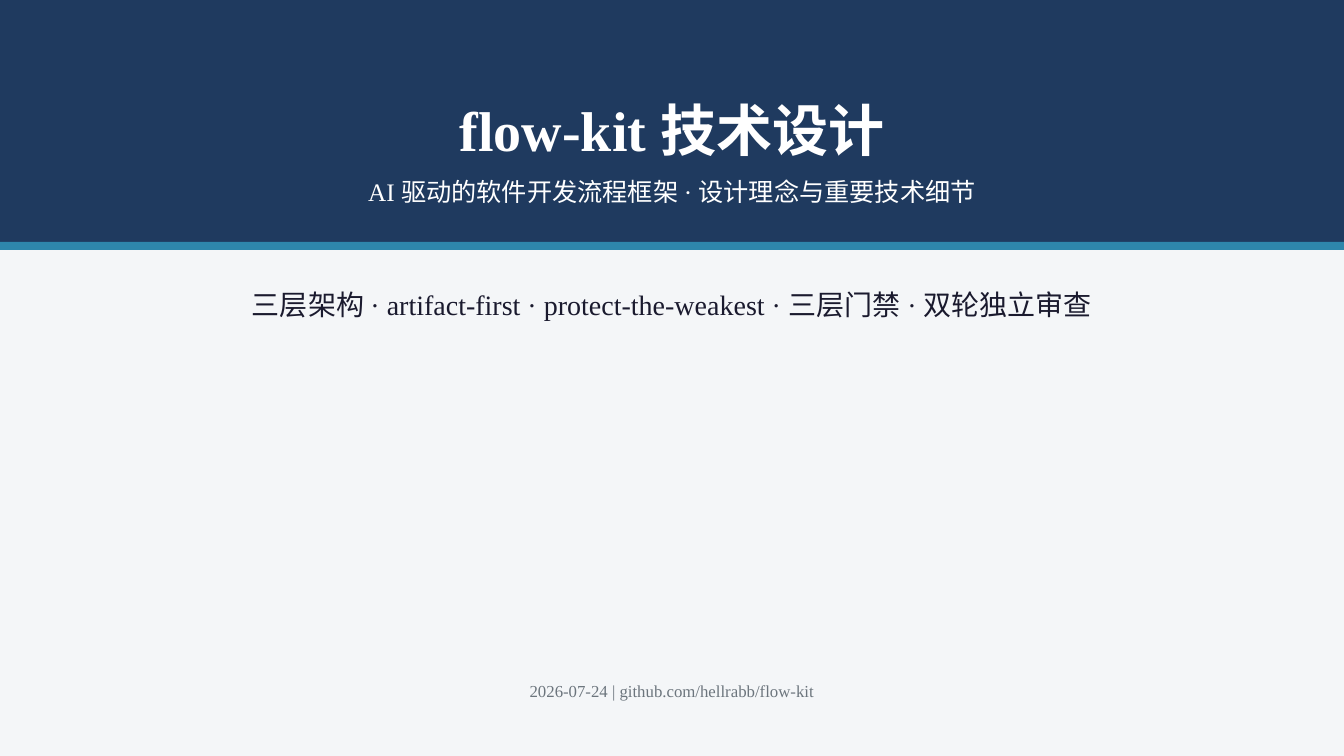
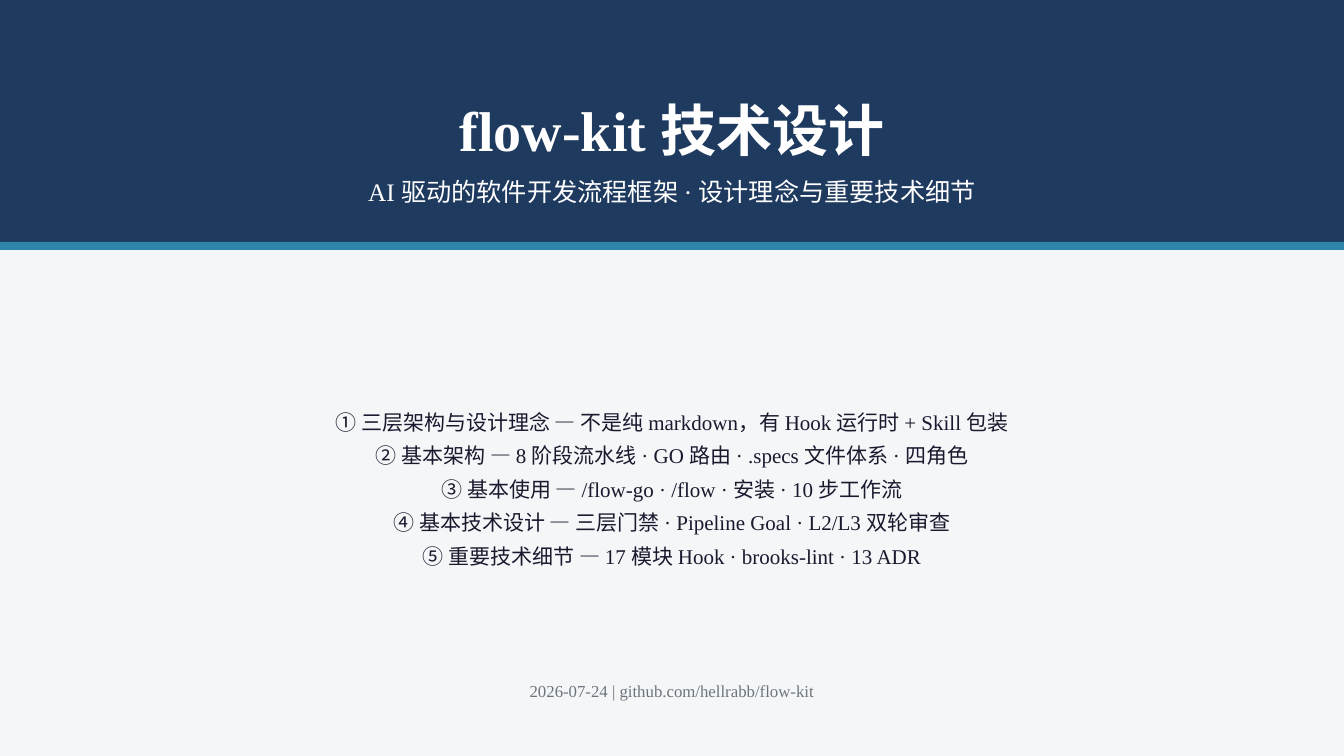
Before and after one commit to Hellrabb/flow-kit, a slide deck: slide 1 of flow-kit-技术设计.pptx. Drawn at 1344x756 pixels with LibreOffice and Linux fonts; fonts in the diff are those of the drawing. Boxes give left, top, right and bottom in pixels: in the first picture for what was removed or moved away, otherwise in the second. Text is boxed around its words. In the diff, an @@ line names an element or a change of style, - is before the commit and + after.

Commit message:
docs(pptx): 技术设计 PPT 微调

```diff
--- a/flow-kit-技术设计.pptx
+++ b/flow-kit-技术设计.pptx
@@ text "① 三层架构与设计理念 — 不是纯 markdown，有 ..." at bbox=[336, 412, 1008, 566]: vertical alignment top to middle @@
@@ text at bbox=[336, 412, 1008, 566]: text changed; size 20 to 15 pt @@
-三层架构 · artifact-first · protect-the-weakest · 三层门禁 · 双轮独立审查
+① 三层架构与设计理念 — 不是纯 markdown，有 Hook 运行时 + Skill 包装
+② 基本架构 — 8 阶段流水线 · GO 路由 · .specs 文件体系 · 四角色
+③ 基本使用 — /flow-go · /flow · 安装 · 10 步工作流
+④ 基本技术设计 — 三层门禁 · Pipeline Goal · L2/L3 双轮审查
+⑤ 重要技术细节 — 17 模块 Hook · brooks-lint · 13 ADR
```
Also in this commit, not shown: 23 other slides changed.
